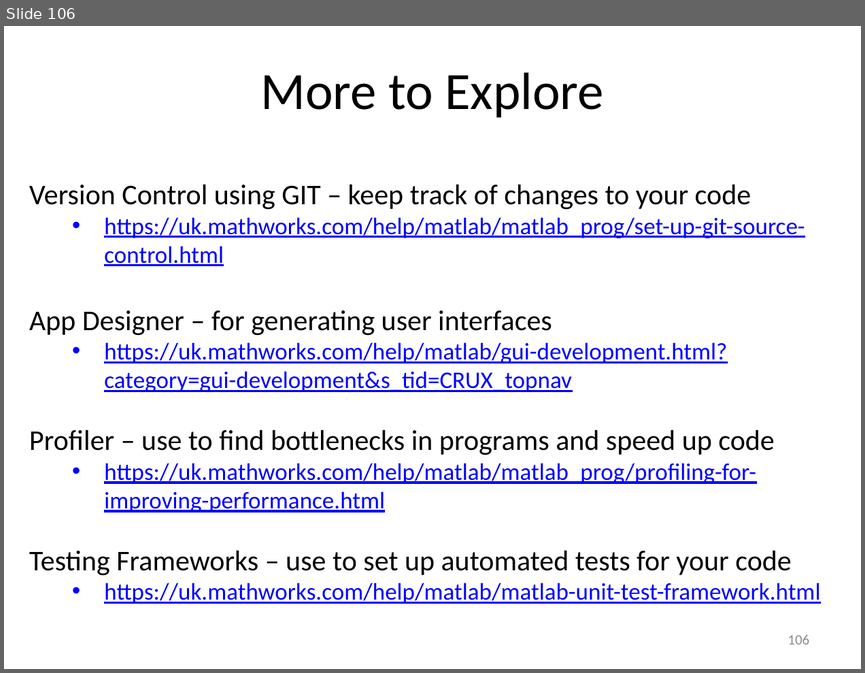
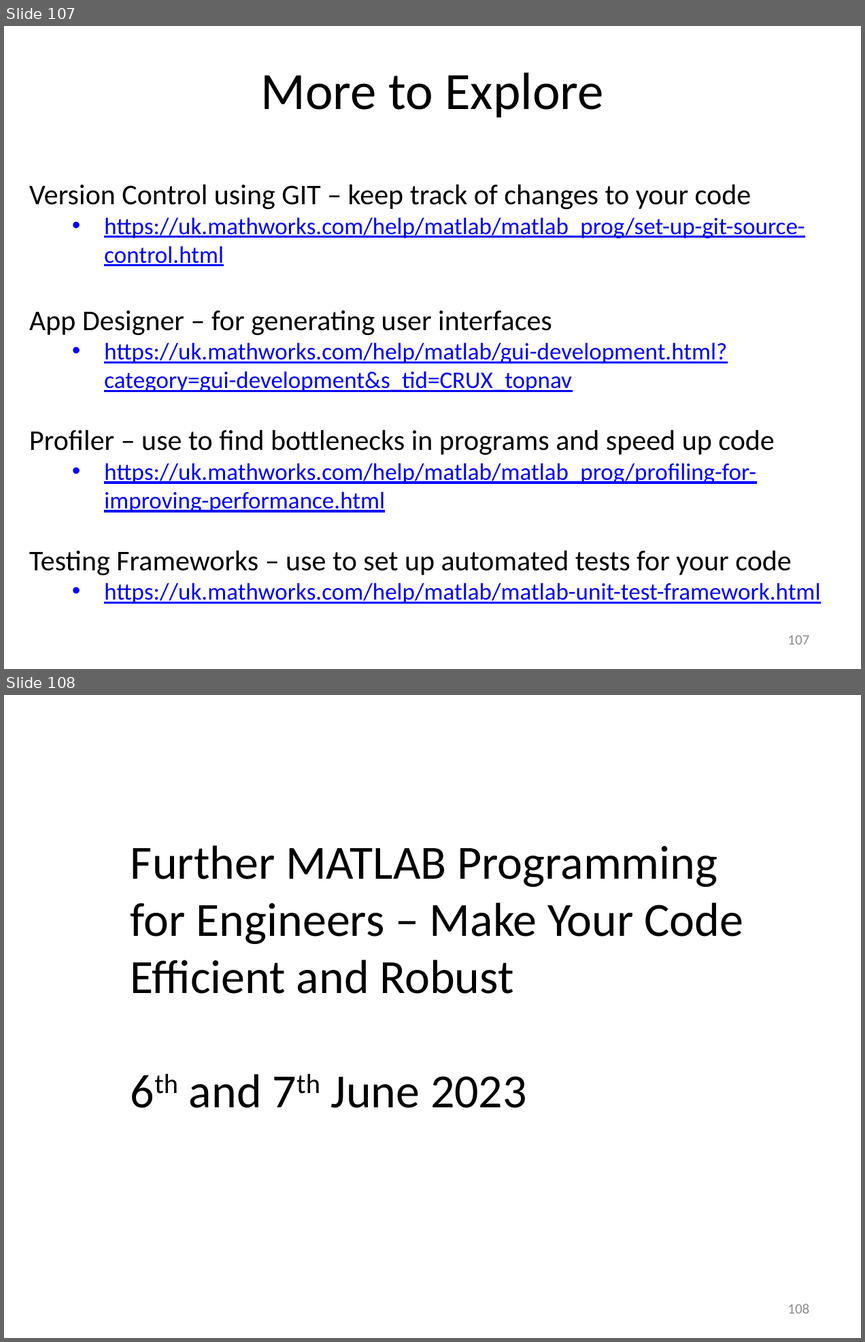
Before and after one commit to louisepb/MatlabBasicCourse, a slide deck: Introduction to MATLAB for Engineers.pptx. Shown one above the other, each under a label of ours: slide 106 before the commit, slides 107 and 108 after it. The pictures are 865x673 and 865x1342 pixels, drawn with LibreOffice and Linux fonts; fonts in the diff are those of the drawing. Boxes give left, top, right and bottom in pixels: in the first picture for what was removed or moved away, otherwise in the second. Text is boxed around its words. In the diff, an @@ line names an element or a change of style, - is before the commit and + after.

```diff
--- a/Introduction to MATLAB for Engineers.pptx
+++ b/Introduction to MATLAB for Engineers.pptx
@@ slide 108 added at bbox=[4, 695, 861, 1338], background #FFFFFF @@
@@ text added at bbox=[130, 845, 744, 1108], 40 pt, text #000000 @@
+Further MATLAB Programming for Engineers – Make Your Code Efficient and Robust
+6th and 7th June 2023
@@ page number added at bbox=[787, 1304, 809, 1313], 12 pt, text #8C8C8C @@
+108
@@ what was slide 106 is now slide 107 @@
@@ page number at bbox=[787, 635, 809, 644]: text changed @@
-106
+107
```
Also in this commit, not shown: 4 slides changed, 2 other slides added, 1 other file.
